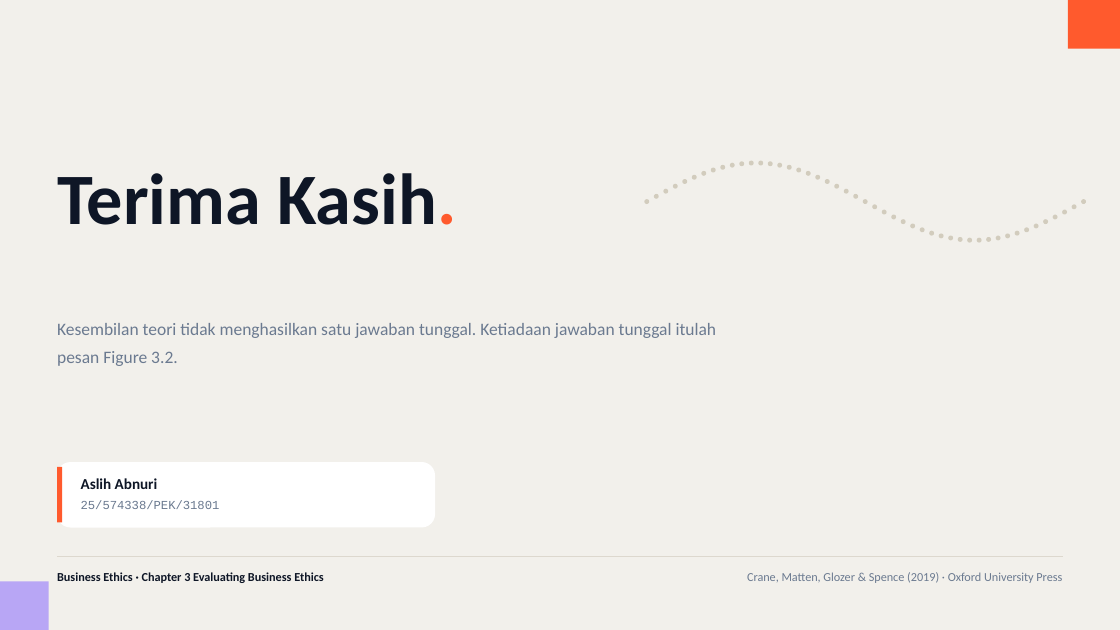
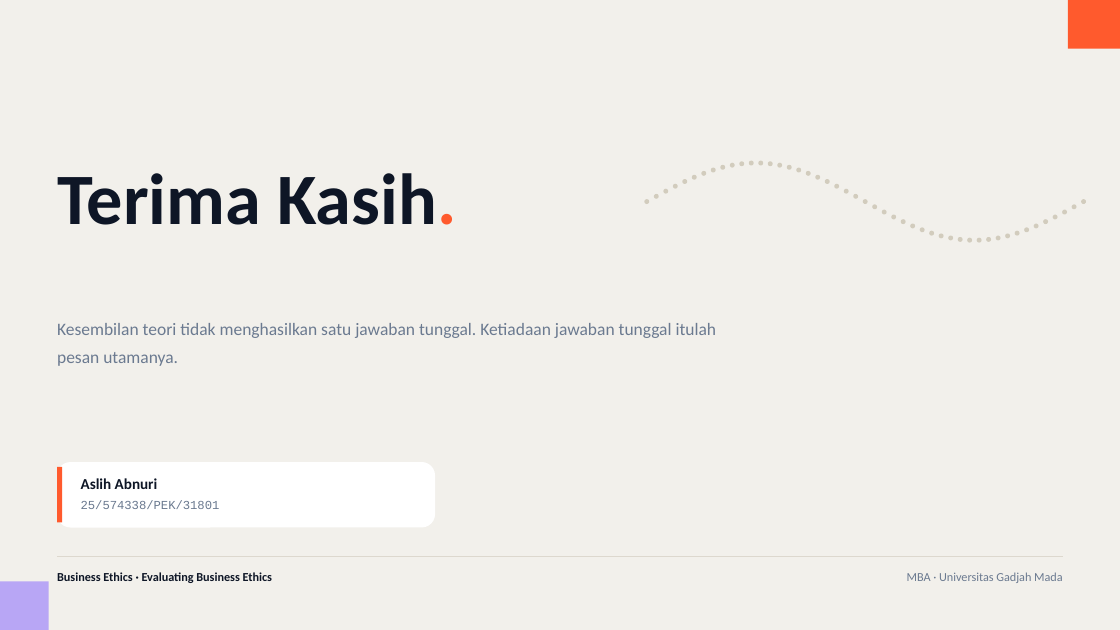
Before and after one commit to aslihabnuri/Dom-Manipulation, a slide deck: slide 21 of business-ethics/chapter-3/decks/Deck-1-Evaluating-Business-Ethics.pptx. Drawn at 1120x630 pixels with LibreOffice and Linux fonts; fonts in the diff are those of the drawing. Boxes give left, top, right and bottom in pixels: in the first picture for what was removed or moved away, otherwise in the second. Text is boxed around its words. In the diff, an @@ line names an element or a change of style, - is before the commit and + after.

```diff
--- a/business-ethics/chapter-3/decks/Deck-1-Evaluating-Business-Ethics.pptx
+++ b/business-ethics/chapter-3/decks/Deck-1-Evaluating-Business-Ethics.pptx
@@ text at (x1=57, y1=323, x2=717, y2=366): text changed @@
-Kesembilan teori tidak menghasilkan satu jawaban tunggal. Ketiadaan jawaban tunggal itulah pesan Figure 3.2.
+Kesembilan teori tidak menghasilkan satu jawaban tunggal. Ketiadaan jawaban tunggal itulah pesan utamanya.
@@ text at (x1=57, y1=572, x2=272, y2=583): text changed @@
-Business Ethics · Chapter 3 Evaluating Business Ethics
+Business Ethics · Evaluating Business Ethics
@@ text at (x1=907, y1=572, x2=1062, y2=583): text changed @@
-Crane, Matten, Glozer & Spence (2019) · Oxford University Press
+MBA · Universitas Gadjah Mada
```
Also in this commit, not shown: 17 other slides changed, 6 other files.
